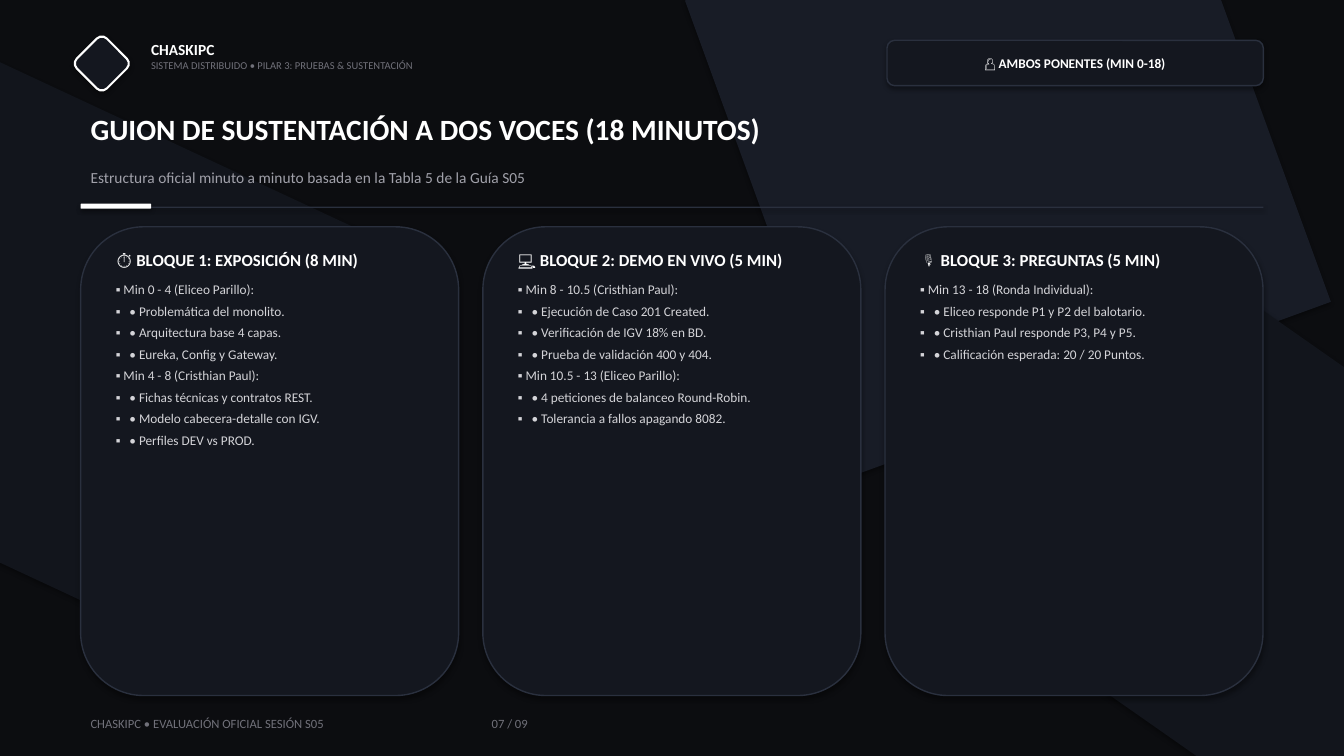
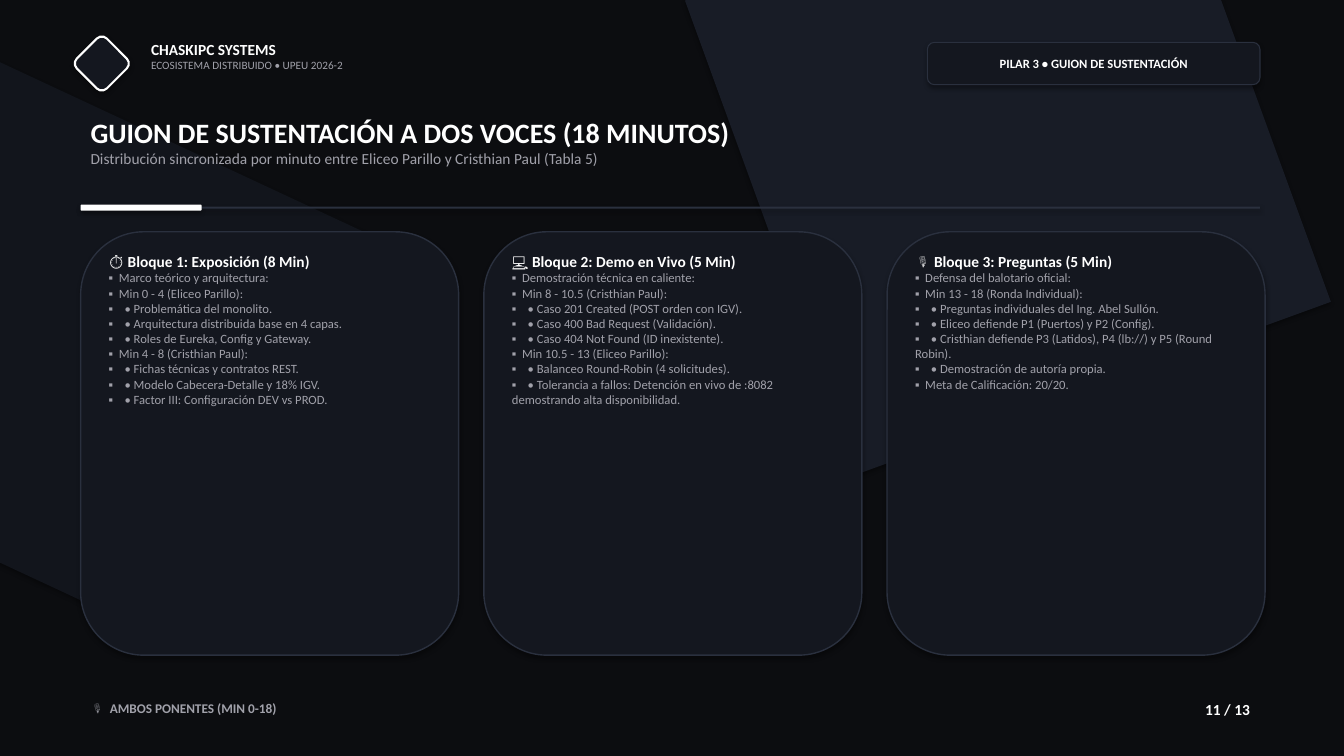
Before and after one commit to jaisesasaki24-cloud/ChaskiByte-Systems, a slide deck: slide 11 of presentacion.pptx (slide 7 before the commit). Drawn at 1344x756 pixels with LibreOffice and Linux fonts; fonts in the diff are those of the drawing. Boxes give left, top, right and bottom in pixels: in the first picture for what was removed or moved away, otherwise in the second. Text is boxed around its words. In the diff, an @@ line names an element or a change of style, - is before the commit and + after.

Commit message:
feat(presentation): upgrade presentation with full S5 rubric, balotario, keywords cheat sheet, and evolution roadmap

```diff
--- a/presentacion.pptx
+++ b/presentacion.pptx
@@ text added at box(151, 45, 343, 69), 8 pt, text #A1A1AA @@
+CHASKIPC SYSTEMS
+ECOSISTEMA DISTRIBUIDO • UPEU 2026-2
@@ rounded rectangle "PILAR 3 • GUION DE ...": place and size @@
-rounded rectangle "PILAR 3 • GUION DE ..." at box(151, 45, 413, 69)
+rounded rectangle "PILAR 3 • GUION DE ..." at box(928, 42, 1260, 85)
@@ rounded rectangle "PILAR 3 • GUION DE ..." at box(928, 42, 1260, 85): vertical alignment top to middle; fill none to #14171F; outline none to #2A303E 0.75 pt; shadow on @@
@@ text in rounded rectangle at box(1000, 58, 1187, 68): text changed; size 7.5 to 9 pt; text colour #71717A to #FFFFFF; bold on @@
-CHASKIPC
-SISTEMA DISTRIBUIDO • PILAR 3: PRUEBAS & SUSTENTACIÓN
+PILAR 3 • GUION DE SUSTENTACIÓN
@@ text at box(91, 120, 729, 147): size 21 to 20 pt in "GUION DE SUSTENTACIÓN A DOS VOCES (18 ..." @@
@@ text at box(91, 153, 598, 167): paragraph added @@
+Distribución sincronizada por minuto entre Eliceo Parillo y Cristhian Paul (Tabla 5)
@@ text removed at box(91, 172, 525, 183) @@
-Estructura oficial minuto a minuto basada en la Tabla 5 de la Guía S05
@@ rounded rectangle: place and size @@
-rounded rectangle at box(81, 204, 151, 209)
+rounded rectangle at box(81, 205, 202, 211)
@@ rounded rectangle: place and size @@
-rounded rectangle at box(81, 227, 459, 696)
+rounded rectangle at box(81, 232, 459, 655)
@@ rounded rectangle: place and size @@
-rounded rectangle at box(483, 227, 861, 696)
+rounded rectangle at box(484, 232, 862, 655)
@@ rounded rectangle: place and size @@
-rounded rectangle at box(885, 227, 1263, 696)
+rounded rectangle at box(887, 232, 1265, 655)
@@ text at box(119, 255, 309, 284): text changed; size 12 to 9 pt; text colour #FFFFFF to #A1A1AA; bold off @@
-⏱️ BLOQUE 1: EXPOSICIÓN (8 MIN)
+⏱️ Bloque 1: Exposición (8 Min)
+▪ Marco teórico y arquitectura:
@@ text at box(522, 255, 735, 282): text changed; size 12 to 9 pt; text colour #FFFFFF to #A1A1AA; bold off @@
-💻 BLOQUE 2: DEMO EN VIVO (5 MIN)
+💻 Bloque 2: Demo en Vivo (5 Min)
+▪ Demostración técnica en caliente:
@@ text at box(925, 255, 1112, 282): text changed; size 12 to 9 pt; text colour #FFFFFF to #A1A1AA; bold off @@
-🎙️ BLOQUE 3: PREGUNTAS (5 MIN)
+🎙️ Bloque 3: Preguntas (5 Min)
+▪ Defensa del balotario oficial:
@@ text at box(119, 289, 299, 375): size 9.5 to 9 pt, text colour #D4D4D8 to #A1A1AA in "▪ Min 0 - 4 (Eliceo Parillo):", "▪ • Problemática del monolito.", "▪ Min 4 - 8 (Cristhian Paul):", "▪ • Fichas técnicas y contratos REST."; less space between paragraphs @@
@@ text at box(522, 289, 669, 360): size 9.5 to 9 pt, text colour #D4D4D8 to #A1A1AA in "▪ Min 8 - 10.5 (Cristhian Paul):", "▪ Min 10.5 - 13 (Eliceo Parillo):"; less space between paragraphs @@
@@ text at box(925, 289, 1083, 300): size 9.5 to 9 pt, text colour #D4D4D8 to #A1A1AA in "▪ Min 13 - 18 (Ronda Individual):"; less space between paragraphs @@
@@ rectangle removed at box(979, 274, 1344, 756) @@
@@ text at box(134, 319, 342, 345): text changed; size 9.5 to 9 pt; text colour #D4D4D8 to #A1A1AA @@
-▪ • Arquitectura base 4 capas.
-▪ • Eureka, Config y Gateway.
+▪ • Arquitectura distribuida base en 4 capas.
+▪ • Roles de Eureka, Config y Gateway.
@@ text at box(537, 304, 742, 345): text changed; size 9.5 to 9 pt; text colour #D4D4D8 to #A1A1AA @@
-▪ • Ejecución de Caso 201 Created.
-▪ • Verificación de IGV 18% en BD.
-▪ • Prueba de validación 400 y 404.
+▪ • Caso 201 Created (POST orden con IGV).
+▪ • Caso 400 Bad Request (Validación).
+▪ • Caso 404 Not Found (ID inexistente).
@@ text at box(915, 304, 1212, 390): text changed; size 9.5 to 9 pt; text colour #D4D4D8 to #A1A1AA @@
-▪ • Eliceo responde P1 y P2 del balotario.
-▪ • Cristhian Paul responde P3, P4 y P5.
-▪ • Calificación esperada: 20 / 20 Puntos.
+▪ • Preguntas individuales del Ing. Abel Sullón.
+▪ • Eliceo defiende P1 (Puertos) y P2 (Config).
+▪ • Cristhian defiende P3 (Latidos), P4 (lb://) y P5 (Round Robin).
+▪ • Demostración de autoría propia.
+▪ Meta de Calificación: 20/20.
@@ text at box(134, 380, 327, 406): text changed; size 9.5 to 9 pt; text colour #D4D4D8 to #A1A1AA @@
-▪ • Modelo cabecera-detalle con IGV.
-▪ • Perfiles DEV vs PROD.
+▪ • Modelo Cabecera-Detalle y 18% IGV.
+▪ • Factor III: Configuración DEV vs PROD.
@@ text at box(512, 364, 773, 406): text changed; size 9.5 to 9 pt; text colour #D4D4D8 to #A1A1AA @@
-▪ • 4 peticiones de balanceo Round-Robin.
-▪ • Tolerancia a fallos apagando 8082.
+▪ • Balanceo Round-Robin (4 solicitudes).
+▪ • Tolerancia a fallos: Detención en vivo de :8082 demostrando alta disponibilidad.
@@ text "🎙️ AMBOS PONENTES (MIN 0-18)": place and size @@
-text "🎙️ AMBOS PONENTES (MIN 0-18)" at box(887, 40, 1263, 86)
+text "🎙️ AMBOS PONENTES (MIN 0-18)" at box(110, 703, 276, 715)
@@ text "🎙️ AMBOS PONENTES (MIN 0-18)" at box(110, 703, 276, 715): vertical alignment middle to top; fill #14171F to none; outline #2A303E 1 pt to none; shadow off @@
@@ text removed at box(91, 717, 528, 728) @@
-CHASKIPC • EVALUACIÓN OFICIAL SESIÓN S05 07 / 09
@@ text at box(110, 703, 276, 715): text changed; text colour #FFFFFF to #A1A1AA @@
-👤 AMBOS PONENTES (MIN 0-18)
+🎙️ AMBOS PONENTES (MIN 0-18)
@@ text added at box(1205, 705, 1250, 715), 11 pt, text #FFFFFF, bold @@
+11 / 13
```
Also in this commit, not shown: 3 other slides changed, 9 slides added, 5 slides removed, 2 other files.
